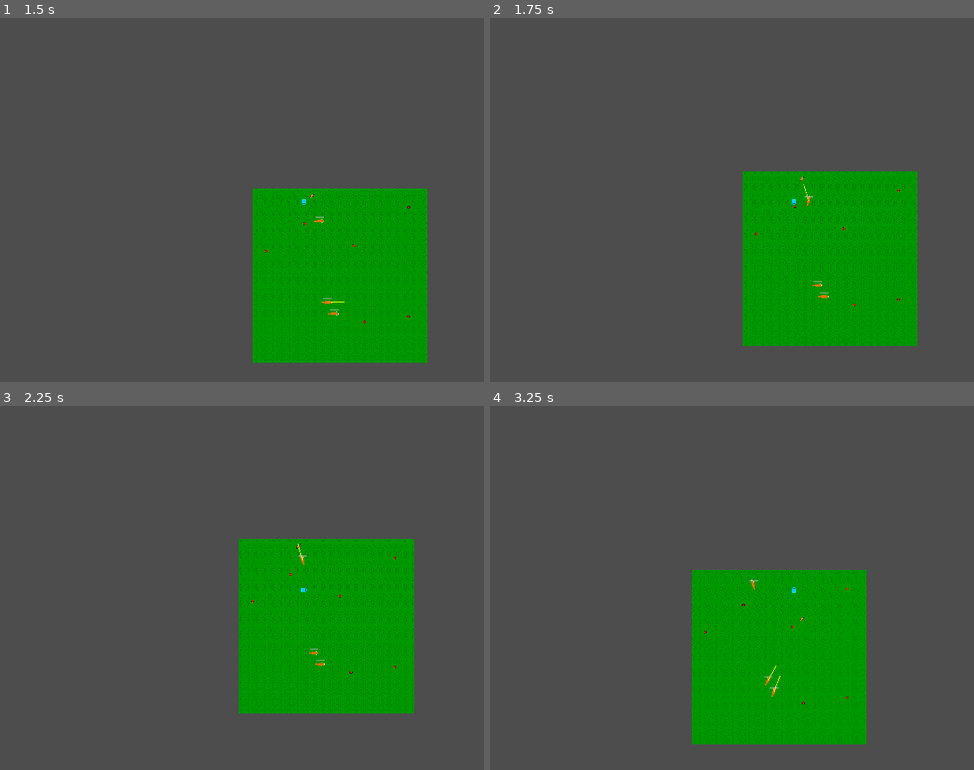
Above: before the commit, frames 1-4 (two rows, left to right).
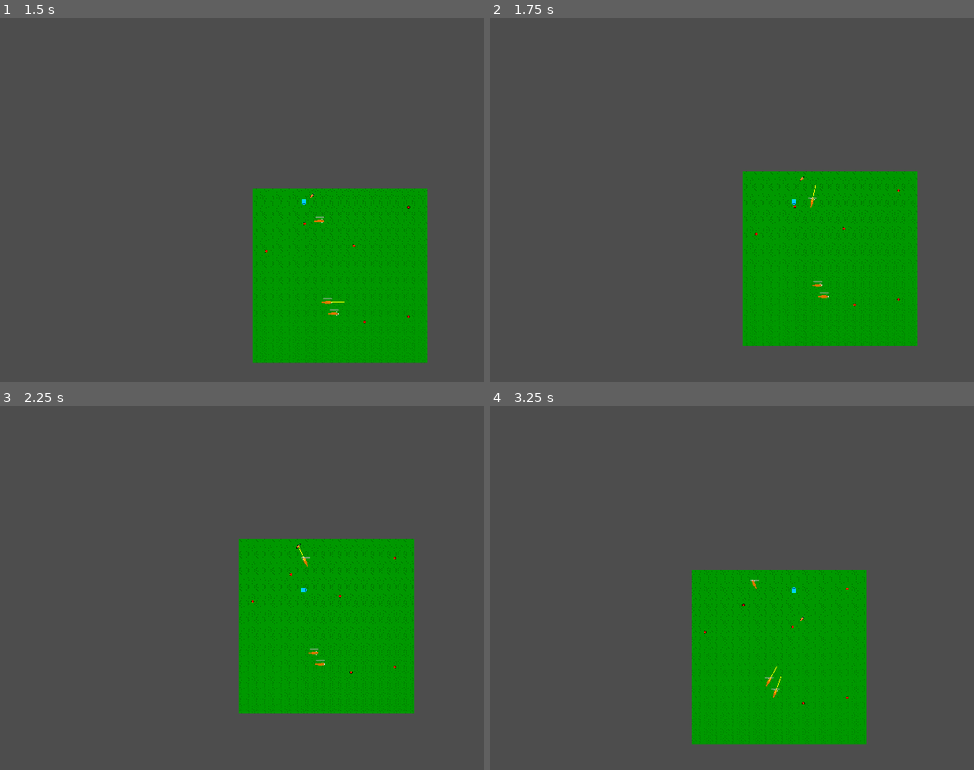
Above: after the commit, the same moments.

Repository: Kyhel/lost-in-pixels
Game: Godot game, scene res://scenes/game.tscn
The game is run twice, just before and just after one commit, with the same random seed, the same clock (stepped at 60 frames per second) and the same inputs.
Inputs:
- Up to frame 1 (1.5 s): tap Enter at 0.5 s; hold Right (ui_right) 0.53-1.28 s; hold F (attack) 0.53-1.28 s; hold Down (ui_down) from 1.28 s (still down); tap Q (spawn_carrot) at 1.35 s
- Up to frame 2 (1.75 s): keep holding Down (ui_down)
- Up to frame 3 (2.25 s): release Down (ui_down) at 2.03 s; hold Right (ui_right) from 2.03 s (still down); hold F (attack) from 2.03 s (still down)
- Up to frame 4 (3.25 s): release Right (ui_right) at 2.78 s; release F (attack) at 2.78 s; hold Up (ui_up) from 2.78 s (still down); tap Q (spawn_carrot) at 2.85 s

Frame 1 is identical in both runs. In frame 2, less than 0.1% of the frame differs, in the area x 64-68%, y 45-53%; in frame 3, less than 0.1%; in frame 4, 0.1%, in the area x 53-61%, y 47-81%.

Commit message:
Much nicer avoidance

Diff:
--- a/actors/movement/movement_strategy.gd
+++ b/actors/movement/movement_strategy.gd
@@ -6,8 +6,8 @@
 @export var separation_multiplier: float = 20
 @export var neighbor_radius: float = 80.0
 
-@export var avoid_distance: float = 60.0
-@export var avoid_force: float = 100.0
+@export var avoid_distance: float = 100.0
+@export var avoid_force: float = 70.0
 
 @export var max_force: float = 1000.0
 
@@ -19,21 +19,24 @@
 
 ## Shared logic for directed movement: rotate toward target, then set velocity to direction × speed.
 ## Used by WalkStrategy, RunStrategy, and SprintStrategy.
-func _move_toward_with_speed(creature: Creature, target_position: Vector2, delta: float, speed: float) -> void:
+func _move_toward_with_speed(creature: Creature, target_position: Vector2, _delta: float, speed: float) -> void:
+
 	if creature.creature_data == null:
 		return
+
 	var dir = (target_position - creature.global_position).normalized()
-	var target_angle := dir.angle()
+	var desired_velocity = dir * speed
+
+	desired_velocity = compute_velocity(creature, target_position, speed, desired_velocity)
+
+	# Limit the rotation speed to the creature's rotating speed.
+	var target_angle := desired_velocity.angle()
 	var angle_diff := angle_difference(creature.virtual_rotation, target_angle)
 	var angle_diff_abs: float = abs(angle_diff)
-	var max_turn := creature.creature_data.rotating_speed * delta
+	var max_turn := creature.creature_data.rotating_speed * _delta
+
 	creature.virtual_rotation += sign(angle_diff) * min(angle_diff_abs, max_turn)
-
-	var desired_velocity = dir * speed
-
-	desired_velocity = compute_velocity(creature, target_position, speed, desired_velocity)
-
-	creature.velocity = desired_velocity
+	creature.velocity = Vector2.from_angle(creature.virtual_rotation) * desired_velocity.length();
 
 func compute_velocity(creature, target_position: Vector2, speed: float, velocity: Vector2) -> Vector2:
 
@@ -112,62 +115,89 @@
 	return force
 
 func _obstacle_avoidance(creature: Creature, velocity: Vector2) -> Vector2:
-
-	var space = creature.get_world_2d().direct_space_state
-
-	if velocity.length() < 5:
-		return Vector2.ZERO
-
-	var forward = velocity.normalized()
-	var right = forward.rotated(PI / 4)
-	var left  = forward.rotated(-PI / 4)
-
-	var directions = [
-		forward,
-		(forward + right).normalized(),
-		(forward + left).normalized()
-	]
-
-	var strongest_force = Vector2.ZERO
-	var closest_dist = INF
-
-	for dir in directions:
-		var from = creature.global_position
-		var to = from + dir * avoid_distance
-
-		var result = space.intersect_ray(PhysicsRayQueryParameters2D.create(from, to, creature.collision_mask, [creature]))
-
-		if result:
-			var dist = from.distance_to(result.position)
-
-			if dist < closest_dist:
-				closest_dist = dist
-
-				# Side-step around the obstacle (use a consistent perpendicular direction
-				# relative to where we're currently moving, instead of relying on hit surface normals).
-				var hit_dir: Vector2 = (result.position - from)
-				if hit_dir.length_squared() == 0.0:
-					continue
-				hit_dir = hit_dir.normalized()
-
-				# Perpendicular to the direction toward the hit point.
-				# 90deg rotation: (x, y) -> (-y, x)
-				var perp := Vector2(-hit_dir.y, hit_dir.x)
-
-				# Decide left vs right relative to our forward direction.
-				# Godot's 2D "cross" is a scalar: + means "hit_dir is to the left of forward".
-				var side: float = sign(forward.cross(hit_dir))
-				if side == 0:
-					# If the hit is almost directly in front, fall back to a deterministic choice.
-					side = 1.0
-
-				# stronger when closer
-				var strength = (avoid_distance - dist) / avoid_distance
-
-				# Push to the side opposite the obstacle.
-				strongest_force = (-perp * side) * strength * avoid_force
-
-	return strongest_force
+	# Sweep the creature's collision shape along [velocity] so we see every overlapping
+	# obstacle in that corridor (rays only return the single closest hit per ray).
+	var space: PhysicsDirectSpaceState2D = creature.get_world_2d().direct_space_state
+	if space == null:
+		return Vector2.ZERO
+	if creature.creature_data == null:
+		return Vector2.ZERO
+	if velocity.length() < 5.0:
+		return Vector2.ZERO
+
+	var shape_node: CollisionShape2D = creature.collisionShape
+	if shape_node == null or shape_node.shape == null:
+		return Vector2.ZERO
+
+	var forward: Vector2 = velocity.normalized()
+	var sweep_len: float = avoid_distance
+
+	# Sample positions along the motion so the union of shape queries approximates a swept hitbox.
+	var min_step: float = maxf(8.0, creature.creature_data.hitbox_size * 0.25)
+	var step_count: int = maxi(3, ceili(sweep_len / min_step))
+	step_count = mini(step_count, 16)
+
+	var base_xform: Transform2D = shape_node.global_transform
+
+	var params := PhysicsShapeQueryParameters2D.new()
+	params.shape = shape_node.shape
+	params.collision_mask = creature.collision_mask
+	params.collide_with_bodies = true
+	params.collide_with_areas = false
+	params.exclude = [creature.get_rid()]
+
+	# instance_id -> closest distance (creature center to obstacle center) seen during sweep
+	var obstacle_best_dist: Dictionary = {}
+
+	for step in range(step_count):
+		var t: float = 0.0
+		if step_count > 1:
+			t = sweep_len * float(step) / float(step_count - 1)
+		var offset: Vector2 = forward * t
+		params.transform = Transform2D(base_xform.x, base_xform.y, base_xform.origin + offset)
+
+		var results: Array = space.intersect_shape(params, 32)
+		for res in results:
+			var collider: Object = res.get("collider", null)
+			if collider == null or not is_instance_valid(collider) or collider == creature:
+				continue
+			if not (collider is Node2D):
+				continue
+
+			var other: Node2D = collider as Node2D
+			var dist: float = creature.global_position.distance_to(other.global_position)
+			var cid: int = collider.get_instance_id()
+			if not obstacle_best_dist.has(cid):
+				obstacle_best_dist[cid] = dist
+			else:
+				obstacle_best_dist[cid] = minf(obstacle_best_dist[cid] as float, dist)
+
+	var total_force := Vector2.ZERO
+	for cid_key in obstacle_best_dist:
+		var cid: int = int(cid_key)
+		var collider: Object = instance_from_id(cid)
+		if collider == null or not is_instance_valid(collider) or not (collider is Node2D):
+			continue
+		var other: Node2D = collider as Node2D
+		var dist: float = obstacle_best_dist[cid_key] as float
+
+		var hit_dir: Vector2 = other.global_position - creature.global_position
+		if hit_dir.length_squared() < 0.0001:
+			continue
+		hit_dir = hit_dir.normalized()
+
+		var perp := Vector2(-hit_dir.y, hit_dir.x)
+		var side: float = sign(forward.cross(hit_dir))
+		if side == 0.0:
+			side = 1.0
+
+		var strength: float = clampf((avoid_distance - dist) / avoid_distance, 0.0, 1.0)
+		if strength <= 0.0:
+			continue
+
+		total_force += (-perp * side) * strength * avoid_force
+
+	return total_force
 
 func _compute_obstacle_avoidance(creature):
 	var space = creature.get_world_2d().direct_space_state
